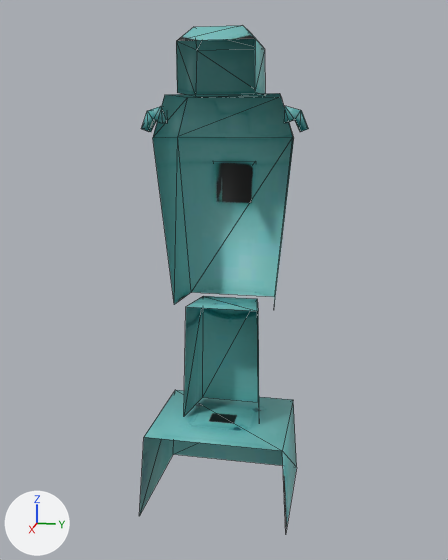
Renders of the glTF model AzcaCoyo/assets/models/Perfil/iconos/Bomba_Azcacoyo_01.glb from each side of a commit.
The view is the same before and after, from a 50 mm lens placed at (2.59, 0.52, 1.34), pointed at (-0.07, -0.01, 0.68). Arrows for +X, +Y and +Z are at lower left; the lights stay in place. Mesh edges are drawn as thin lines.
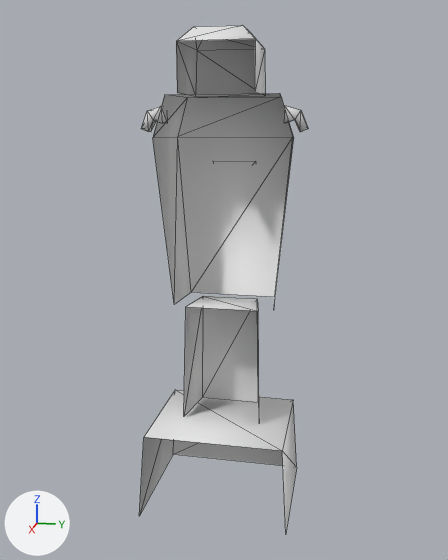
The newer file is also rescaled (x0.2), turned or shifted as a whole; pictures and numbers use the older file's frame.

The edits, one by one:
me_cube has 72 vertices, 98 faces and spans x -0.42..0.28, y -0.35..0.35, z -0.34..1.72.
me_cube no longer uses material mat_material_001 (picture img_normalbomba1).

Changed parts and their boxes (x1, y1, x2, y2) in the pictures (448 x 560 px):
'Cube', recoloured (cyan to grey): (139, 25, 309, 532) in both
